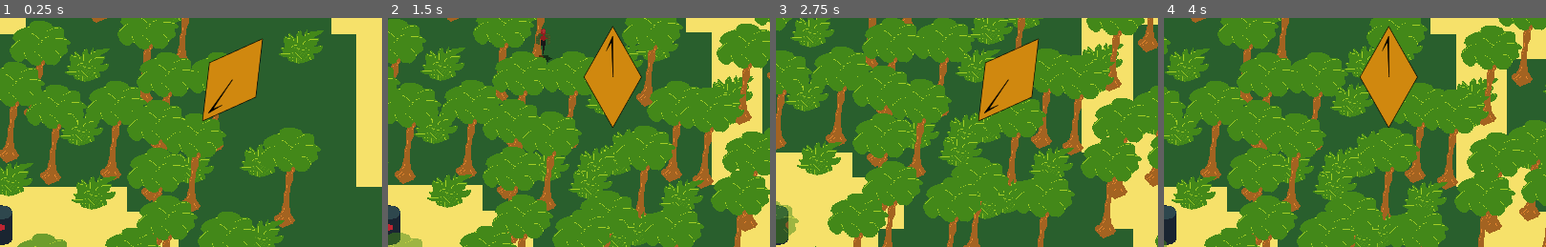
Above: before the commit, frames 1-4 (left to right).
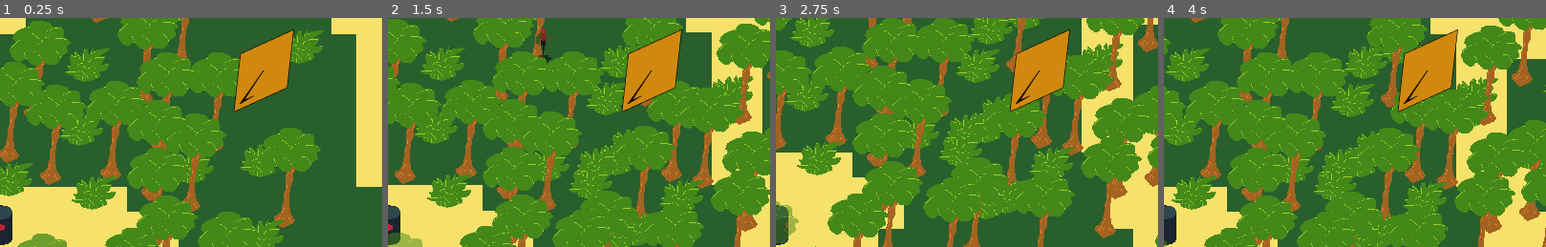
Above: after the commit, the same moments.

Repository: gamkedo-la/Jungle-Adventure
Game: Godot game, scene res://World.tscn
Same seed, same stepped clock (60 frames per second), same inputs: the game is played once before the commit and once after it.
Inputs (mouse positions are % of the whole screen's width and height, from its top left):
- Up to frame 1 (0.25 s): no input
- Up to frame 2 (1.5 s): move the mouse to (72, 45) at 0.52 s; hold Right (ui_right) 0.53-1.28 s; tap C (action) at 0.6, 1.35 s; move the mouse to (30, 55) at 1.27 s; hold Down (ui_down) from 1.28 s (still down)
- Up to frame 3 (2.75 s): move the mouse to (60, 28) at 2.02 s; release Down (ui_down) at 2.03 s; hold Right (ui_right) from 2.03 s (still down); tap C (action) at 2.1 s
- Up to frame 4 (4 s): move the mouse to (45, 70) at 2.77 s; release Right (ui_right) at 2.78 s; hold Up (ui_up) 2.78-3.53 s; tap C (action) at 2.85, 3.6 s; move the mouse to (80, 65) at 3.52 s; hold Left (ui_left) from 3.53 s (still down)
The pictures show only the part of the screen within x 50-100%, y 2-52%; the shares and areas given below are measured in that part.

The runs differ from the first frame. In frame 1, 4.6% of the frame differs, in the area x 53-77%, y 5-45%; in frame 2, 5.9%; in frame 3, 4.7%; in frame 4, 6.0%, in the area x 51-77%, y 3-48%.

Commit message:
Compass: Should jitter anymore, seems to point about 45 degrees off though??

Diff:
--- a/Compass/Compass.gd
+++ b/Compass/Compass.gd
@@ -1,4 +1,4 @@
-extends CenterContainer
+extends Container
 
 # export(type, min, max, step)
 # Class members can be exported, this means their value gets saved along with the resource (such as the scene) they're attached to.
@@ -24,7 +24,7 @@
 
 	# Do some math to recalculate the Pointer orientation
 	#Needle.rotation = ( pointAt - Needle.position).angle() # Might need to add + PI / 2 here ??
-	Needle.rotation = Needle.get_angle_to(pointAt)
+	Needle.look_at(pointAt);
 
 # Not sure what I've done wrong declaring these param
 #func SetNorthPosition(Position2D northPosition):
--- a/Compass/Compass.tscn
+++ b/Compass/Compass.tscn
@@ -3,18 +3,11 @@
 [ext_resource path="res://Compass/Compass.gd" type="Script" id=1]
 [ext_resource path="res://Compass/CompassNeedle.png" type="Texture" id=2]
 
-[node name="Compass" type="CenterContainer"]
-anchor_left = 1.0
-anchor_right = 1.0
-margin_left = -55.0
-margin_top = 1.0
-margin_right = -1.0
-margin_bottom = 49.0
+[node name="Compass" type="Container"]
 script = ExtResource( 1 )
 __meta__ = {
 "_edit_use_anchors_": false
 }
 
 [node name="Needle" type="Sprite" parent="."]
-position = Vector2( -51.3923, 106.065 )
 texture = ExtResource( 2 )
--- a/World.tscn
+++ b/World.tscn
@@ -331,10 +331,12 @@
 [node name="CanvasLayer" type="CanvasLayer" parent="RoomGenerator"]
 
 [node name="Compass" parent="RoomGenerator/CanvasLayer" instance=ExtResource( 7 )]
-margin_left = -204.89
-margin_top = 8.86011
-margin_right = -150.89
-margin_bottom = 56.8601
+anchor_left = 1.0
+anchor_right = 1.0
+margin_left = -204.0
+margin_top = 100.0
+margin_right = -147.0
+margin_bottom = 59.0
 
 [editable path="RoomGenerator/BranchForRooms/StartingRoom"]
 
